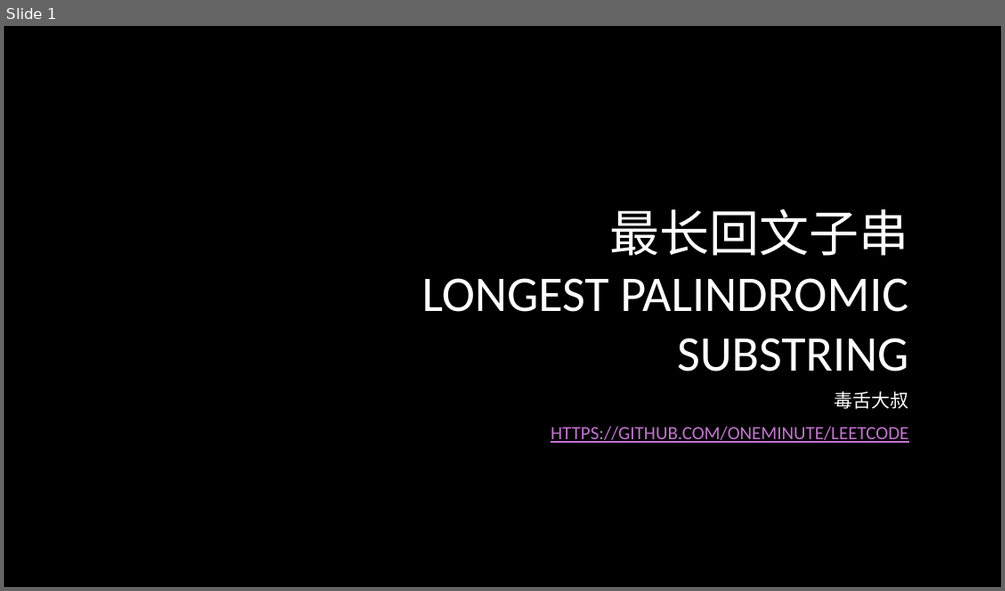
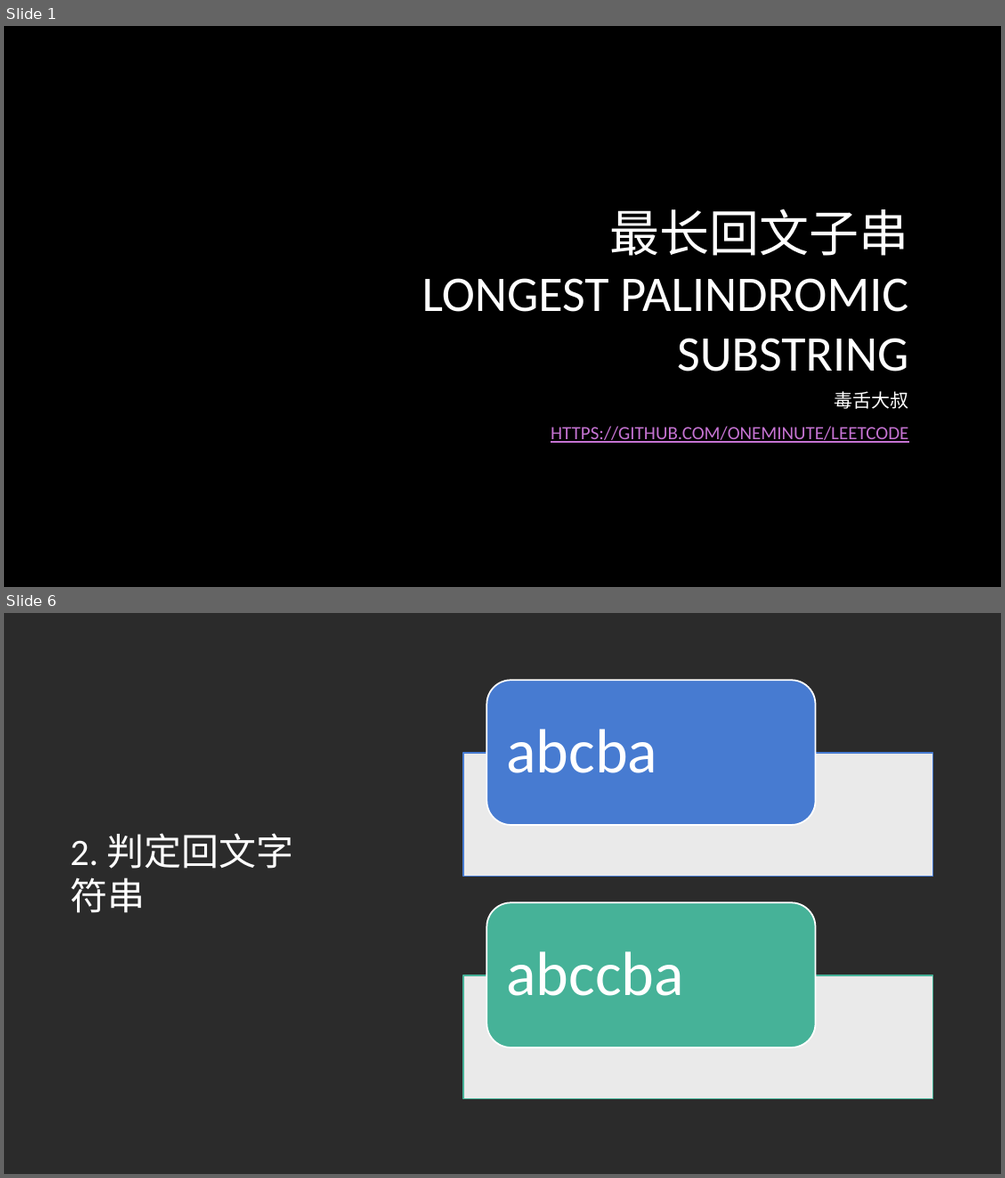
Before and after one commit to oneminute/leetcode, a slide deck: problems/longest-palindromic-substring/tutorial.pptx. Shown one above the other, each under a label of ours: slide 1 before the commit, slides 1 and 6 after it; the slides between them are not shown. The pictures are 1005x591 and 1005x1178 pixels, drawn with LibreOffice and Linux fonts; fonts in the diff are those of the drawing; background and template pictures are left out; a plain dark background stands for a picture behind light text. Boxes give left, top, right and bottom in pixels: in the first picture for what was removed or moved away, otherwise in the second. Text is boxed around its words. In the diff, an @@ line names an element or a change of style, - is before the commit and + after.

```diff
--- a/problems/longest-palindromic-substring/tutorial.pptx
+++ b/problems/longest-palindromic-substring/tutorial.pptx
@@ slide 6 added at [4, 613, 1001, 1174], background picture (left out) @@
@@ freeform shape added at [366, 613, 1001, 1174], fill #FFFFFF @@
@@ title added at [70, 833, 294, 913], 36 pt, text #FFFFFF @@
+2. 判定回文字符串
@@ group added at [463, 681, 933, 1098]: 2 rectangles, 2 rounded rectangles, 2 texts @@
+abcba
+abccba
```
Also in this commit, not shown: 3 slides changed, 4 other slides added, 5 other files.
